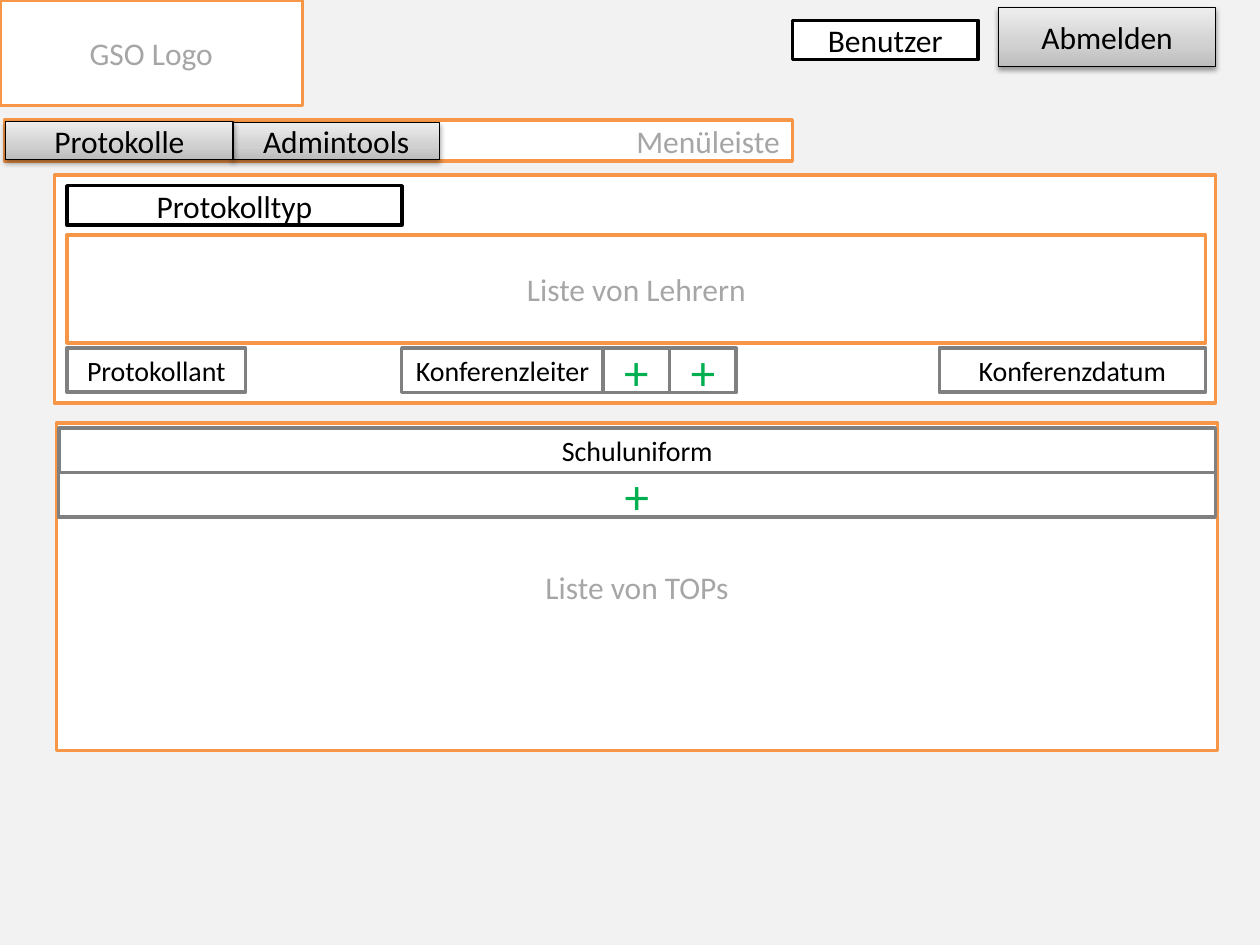
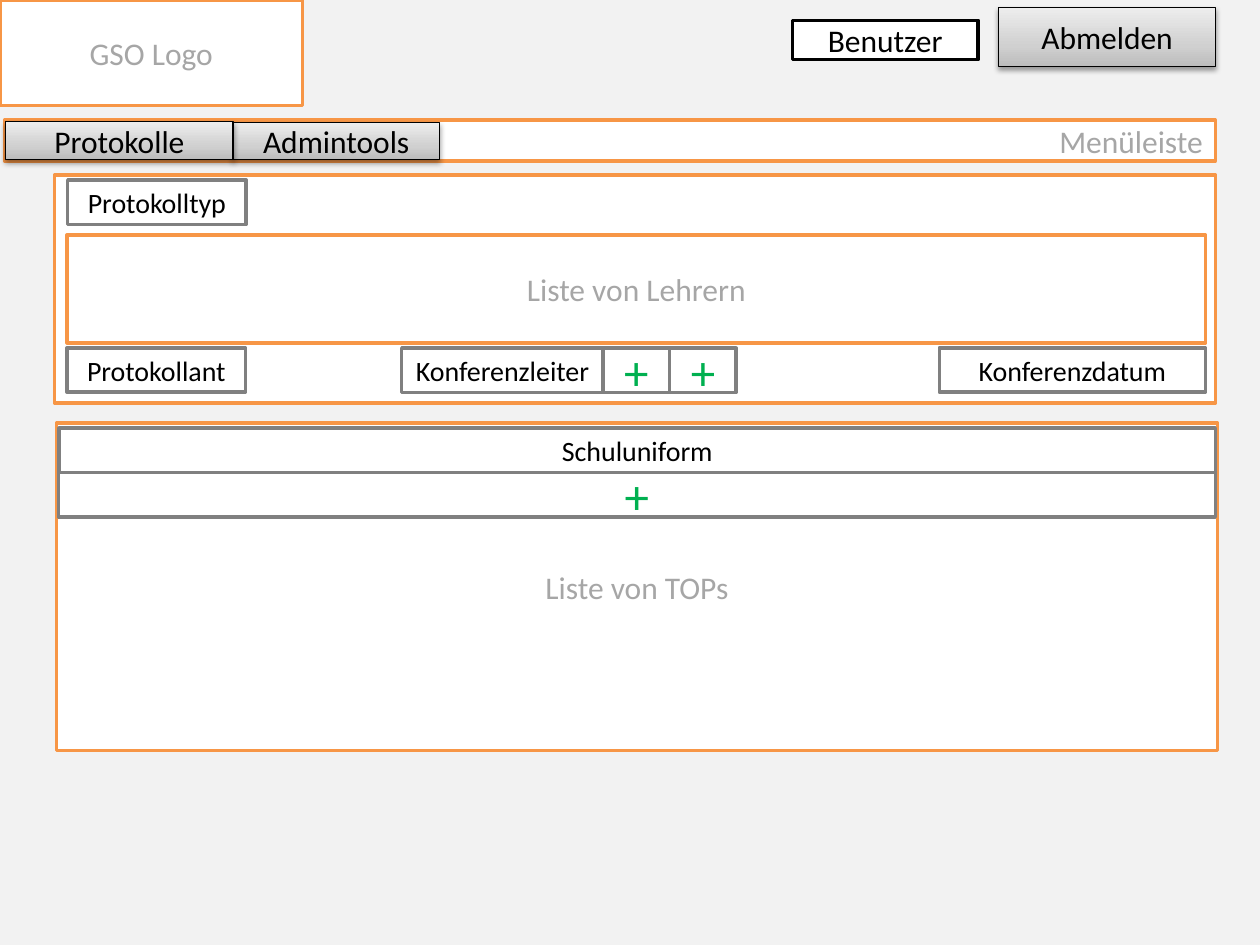
Before and after one commit to Dusty0071/OberstufenProjekt, a slide deck: slide 2 of Dokumentation + Diagramme etc/PaperPrototyp.pptx. Drawn at 1260x945 pixels with LibreOffice and Linux fonts; fonts in the diff are those of the drawing. Boxes give left, top, right and bottom in pixels: in the first picture for what was removed or moved away, otherwise in the second. Text is boxed around its words. In the diff, an @@ line names an element or a change of style, - is before the commit and + after.

```diff
--- a/Dokumentation + Diagramme etc/PaperPrototyp.pptx
+++ b/Dokumentation + Diagramme etc/PaperPrototyp.pptx
@@ rectangle "Menüleiste": place and size @@
-rectangle "Menüleiste" at <box>5,120,793,160</box>
+rectangle "Menüleiste" at <box>5,120,1216,160</box>
@@ rectangle "Protokolltyp": place and size @@
-rectangle "Protokolltyp" at <box>67,185,402,224</box>
+rectangle "Protokolltyp" at <box>68,180,247,224</box>
@@ rectangle "Protokolltyp" at <box>68,180,247,224</box>: size 18 to 16 pt; outline #000000 2 pt to #808080 2 pt @@
```
Also in this commit, not shown: 1 other slide changed, 3 slides added.
